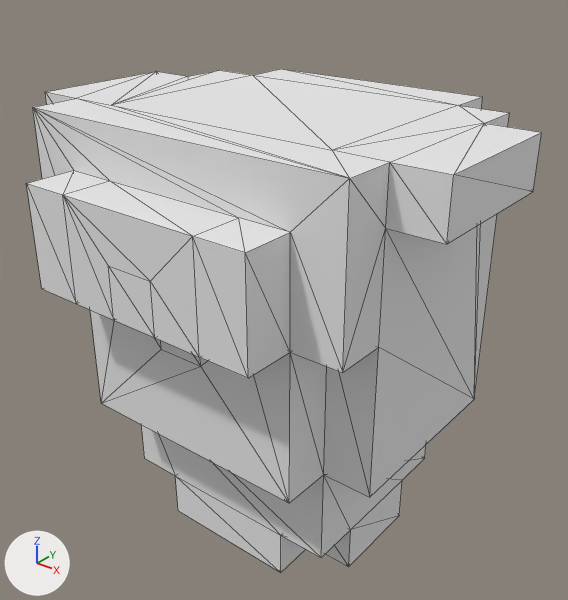
What one commit did to the OBJ model Assets/Models/Characters/Bird1/BirdBody.obj.
Before and after are seen from a 50 mm camera at (9.14, -10.95, 12.11) aimed at (0.18, 0.25, 5.17). Every picture has the same lights, and +X, +Y and +Z are marked at lower left. Mesh edges are drawn as thin lines. Where no turn or scale is listed for an object, it has been applied to the vertices. Vertices at the same position are counted once.

The older version as bpy lines, for what is in view:
```python
me_birdbody = bpy.data.meshes.new('BirdBody')
me_birdbody.from_pydata(...)  # 96 vertices, 188 faces; spans x -4.5..4.5, y -3.5..3.5, z 0.0..9.0
me_birdbody.materials.append(mat_palette)  # white #e7e7e7
ob_birdbody = bpy.data.objects.new('BirdBody', me_birdbody)
ob_birdbody.location = (0.0, 0.0, 0.0)
```
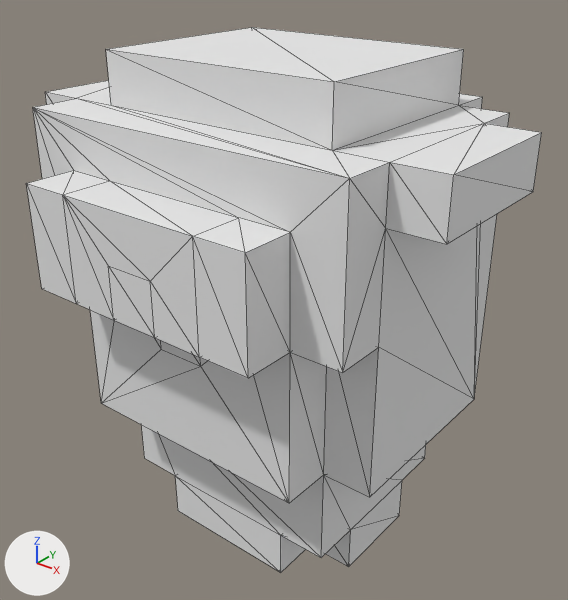
Commit message: Small change to bird 1 model.

What differs and where, as boxes (x1, y1, x2, y2) in the pictures (568 x 600 px):
'BirdBody', reshaped (8% taller): before (26, 69, 542, 572); after (26, 27, 542, 572)
part 1 of me_birdbody, built on: before (111, 75, 458, 150); after (106, 27, 464, 150)

The edits, one by one:
me_birdbody is used by ob_birdbody; location (0.0, 0.0, 0.0).
me_birdbody had 96 vertices, 188 faces and spanned x -4.5..4.5, y -3.5..3.5, z 0.0..9.0.
me_birdbody now has 100 vertices, 196 faces and spans x -4.5..4.5, y -3.5..3.5, z 0.0..10.0.
Part 1, on me_birdbody:
2 faces are deleted.
4 vertices are added at (-2.5, -1.5, 10.0), (-2.5, 2.5, 10.0), (2.5, -1.5, 10.0), (2.5, 2.5, 10.0).
10 new faces join them.
